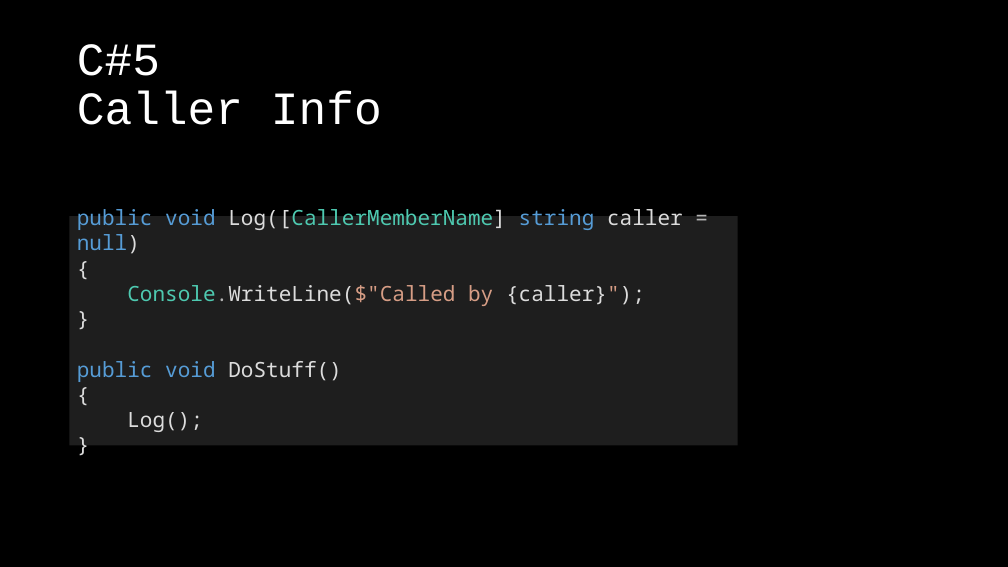
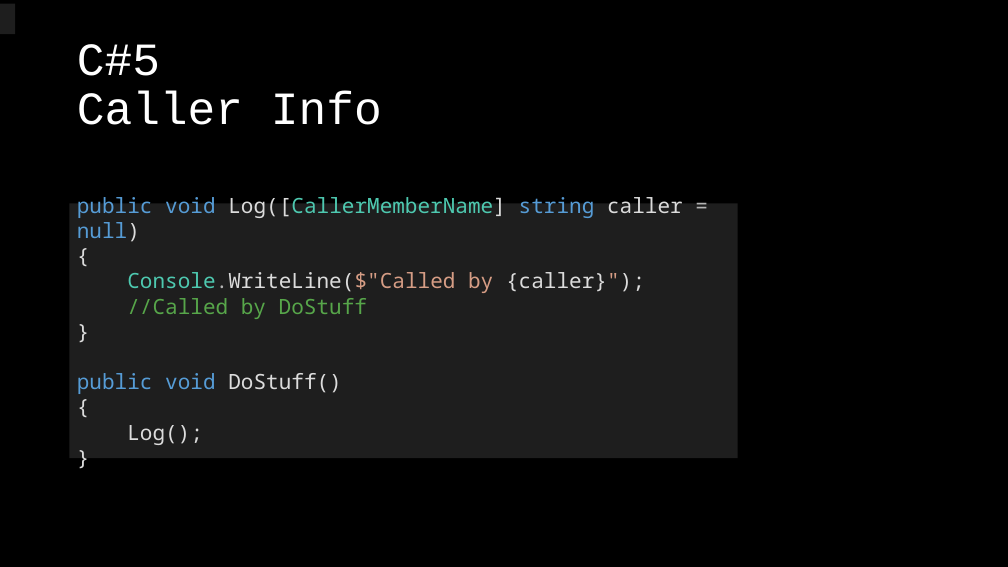
Before and after one commit to KlausLinzner/CSTrainings, a slide deck: slide 10 of WhatsNew.pptx (slide 9 before the commit). Drawn at 1008x567 pixels with LibreOffice and Linux fonts; fonts in the diff are those of the drawing; background and template pictures are left out. Boxes give left, top, right and bottom in pixels: in the first picture for what was removed or moved away, otherwise in the second. Text is boxed around its words. In the diff, an @@ line names an element or a change of style, - is before the commit and + after.

```diff
--- a/WhatsNew.pptx
+++ b/WhatsNew.pptx
@@ rectangle added at [0,4,15,34], fill #1E1E1E @@
@@ text "public void Log([CallerMemberName] string caller ...": place and size @@
-text "public void Log([CallerMemberName] string caller ..." at [70,212,738,449]
+text "public void Log([CallerMemberName] string caller ..." at [70,200,738,462]
@@ text at [77,197,683,445]: text changed @@
-public void Log([CallerMemberName] string caller = null)
-{
-Console.WriteLine($"Called by {caller}");
-}
-public void DoStuff()
-{
-Log();
-}
+public void Log([CallerMemberName] string caller = null)
+{
+Console.WriteLine($"Called by {caller}");
+//Called by DoStuff
+}
+public void DoStuff()
+{
+Log();
+}
```
Also in this commit, not shown: 3 other slides changed, 8 slides added, 25 other files.
